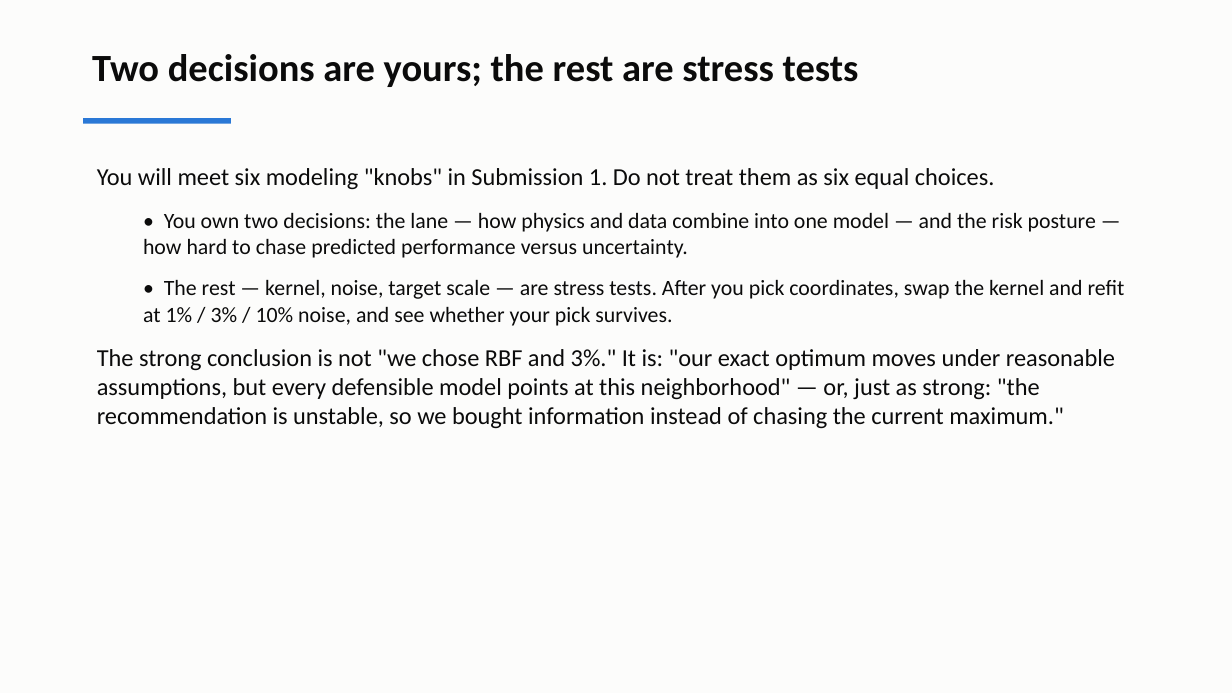
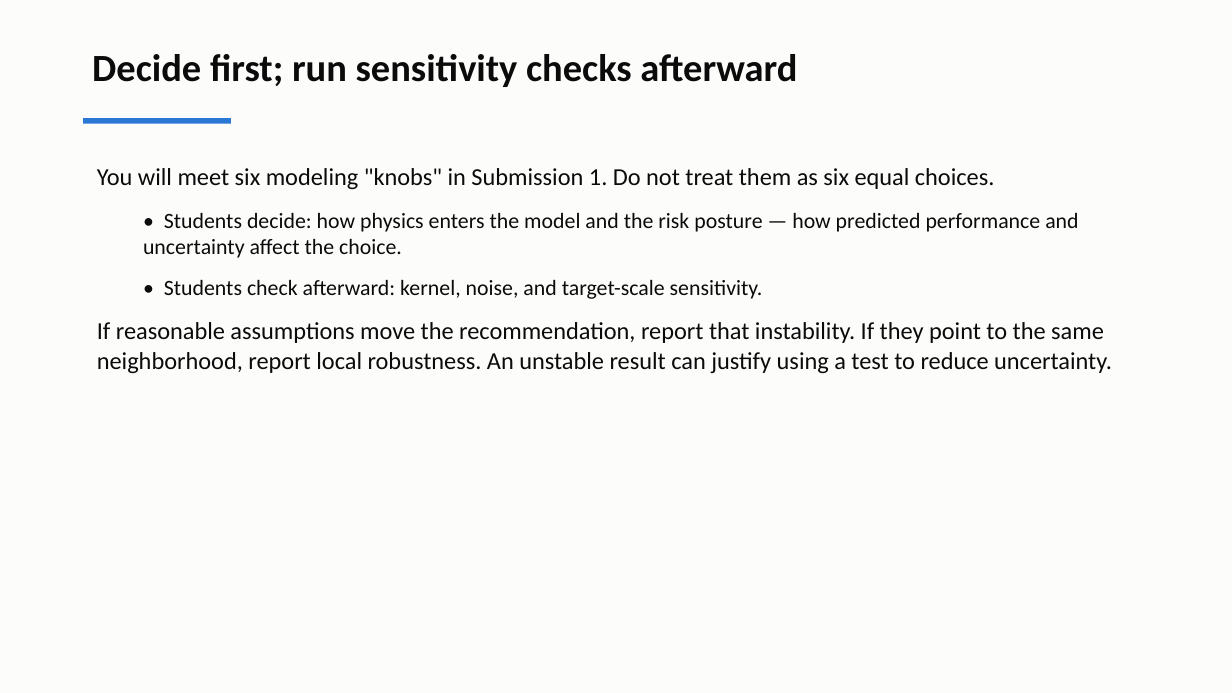
Before and after one commit to andrewvoss8-boop/core-me-data-science-activities-public, a slide deck: slide 19 of me323/Module1_drafts/ME323_Module1_Lecture2.pptx. Drawn at 1232x693 pixels with LibreOffice and Linux fonts; fonts in the diff are those of the drawing. Boxes give left, top, right and bottom in pixels: in the first picture for what was removed or moved away, otherwise in the second. Text is boxed around its words. In the diff, an @@ line names an element or a change of style, - is before the commit and + after.

```diff
--- a/me323/Module1_drafts/ME323_Module1_Lecture2.pptx
+++ b/me323/Module1_drafts/ME323_Module1_Lecture2.pptx
@@ text at box(92, 54, 797, 87): text changed @@
-Two decisions are yours; the rest are stress tests
+Decide first; run sensitivity checks afterward
@@ text at box(97, 213, 1112, 374): text changed; size 17 to 19 pt @@
-  • You own two decisions: the lane — how physics and data combine into one model — and the risk posture — how hard to chase predicted performance versus uncertainty.
-  • The rest — kernel, noise, target scale — are stress tests. After you pick coordinates, swap the kernel and refit at 1% / 3% / 10% noise, and see whether your pick survives.
-The strong conclusion is not "we chose RBF and 3%." It is: "our exact optimum moves under reasonable assumptions, but every defensible model points at this neighborhood" — or, just as strong: "the recommendation is unstable, so we bought information instead of chasing the current maximum."
+  • Students decide: how physics enters the model and the risk posture — how predicted performance and uncertainty affect the choice.
+  • Students check afterward: kernel, noise, and target-scale sensitivity.
+If reasonable assumptions move the recommendation, report that instability. If they point to the same neighborhood, report local robustness. An unstable result can justify using a test to reduce uncertainty.
```
Also in this commit, not shown: 10 other slides changed, 6 slides added, 5 slides removed, 9 other files.
